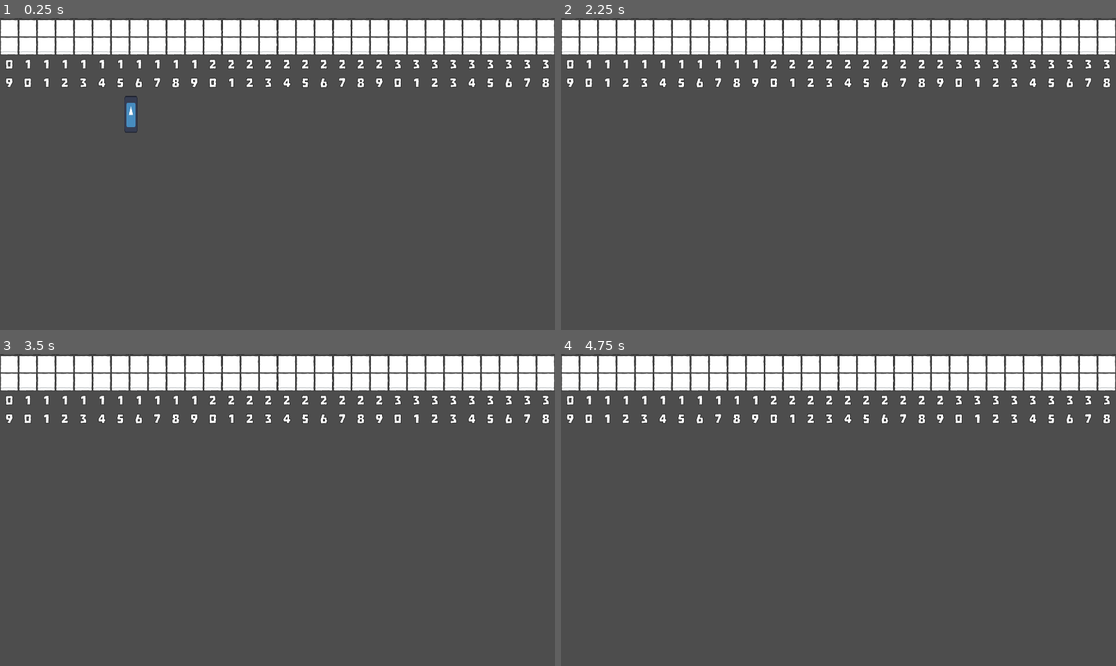
Above: before the commit, frames 1-4 (two rows, left to right).
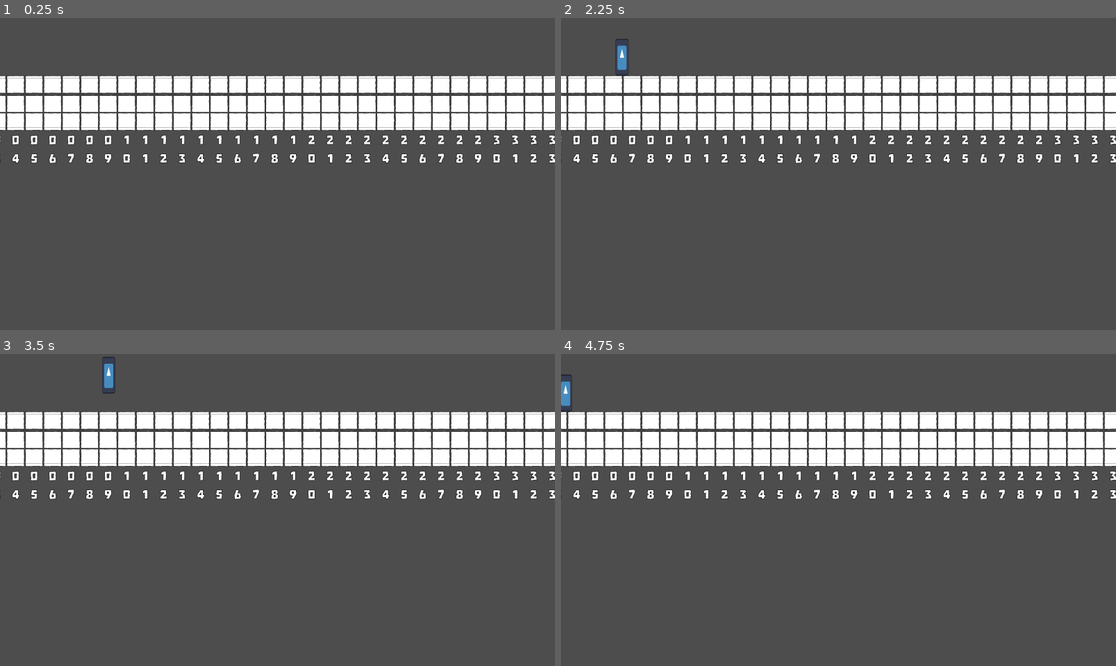
Above: after the commit, the same moments.

Repository: Cordar/mgj2024
Game: Godot game, scene res://scenes/world.tscn
Two runs of this game, one before a commit and one after it. Both use one fixed random seed, a clock stepped at 60 frames per second and the inputs below. The engine's default icon, where the game draws it, is replaced by a stand-in: a white triangle on a blue panel in a dark square.
Inputs (mouse positions are in pixels of both pictures, inside the frame that each line leads up to):
- Up to frame 1 (0.25 s): no input
- Up to frame 2 (2.25 s): tap Enter (ui_accept) at 0.5, 0.77, 1.52 s; move the mouse to (960, 158) at 0.52 s; hold Right (ui_right) 0.53-1.28 s; hold F 0.53-1.28 s; click (960, 158) at 0.67 s; move the mouse to (727, 189) at 1.27 s; hold S 1.28-2.03 s; tap Space at 1.35 s; move the mouse to (894, 105) at 2.02 s; hold Right (ui_right) from 2.03 s (still down); hold F from 2.03 s (still down)
- Up to frame 3 (3.5 s): move the mouse to (249, 572) at 2.77 s; release Right (ui_right) at 2.78 s; release F at 2.78 s; hold W from 2.78 s (still down); tap Space at 2.85 s; click (249, 572) at 2.92 s; tap Enter (ui_accept) at 3.02 s
- Up to frame 4 (4.75 s): move the mouse to (1005, 556) at 3.52 s; release W at 3.53 s; hold F 3.53-4.28 s; hold Left (ui_left) from 3.53 s (still down); tap Enter (ui_accept) at 3.77, 4.52 s; move the mouse to (672, 463) at 4.27 s; tap Space at 4.35 s

The runs differ from the first frame. In frame 1, 28% of the frame differs, in the area x 0-100%, y 0-47%; in frame 2, 28%; in frame 3, 28%; in frame 4, 28%.

Commit message:
Add phantom camera addon

Diff:
--- a/resources/tileset.tres
+++ b/resources/tileset.tres
@@ -53,9 +53,6 @@
 4:1/0 = 0
 4:1/0/physics_layer_0/linear_velocity = Vector2(0, 0)
 4:1/0/physics_layer_0/angular_velocity = 0.0
-5:1/0 = 0
-5:1/0/physics_layer_0/linear_velocity = Vector2(0, 0)
-5:1/0/physics_layer_0/angular_velocity = 0.0
 6:1/0 = 0
 6:1/0/physics_layer_0/linear_velocity = Vector2(0, 0)
 6:1/0/physics_layer_0/angular_velocity = 0.0
@@ -272,9 +269,6 @@
 1:8/0 = 0
 1:8/0/physics_layer_0/linear_velocity = Vector2(0, 0)
 1:8/0/physics_layer_0/angular_velocity = 0.0
-2:8/0 = 0
-2:8/0/physics_layer_0/linear_velocity = Vector2(0, 0)
-2:8/0/physics_layer_0/angular_velocity = 0.0
 3:8/0 = 0
 3:8/0/physics_layer_0/linear_velocity = Vector2(0, 0)
 3:8/0/physics_layer_0/angular_velocity = 0.0
@@ -356,6 +350,14 @@
 9:10/0 = 0
 9:10/0/physics_layer_0/linear_velocity = Vector2(0, 0)
 9:10/0/physics_layer_0/angular_velocity = 0.0
+2:8/0 = 0
+2:8/0/physics_layer_0/linear_velocity = Vector2(0, 0)
+2:8/0/physics_layer_0/angular_velocity = 0.0
+2:8/0/physics_layer_0/polygon_0/points = PackedVector2Array(-32, 16, 32, 16, 32, 32, -32, 32)
+5:1/0 = 0
+5:1/0/physics_layer_0/linear_velocity = Vector2(0, 0)
+5:1/0/physics_layer_0/angular_velocity = 0.0
+5:1/0/physics_layer_0/polygon_0/points = PackedVector2Array(-32, -32, -32, 32, 32, 32, 32, -32)
 
 [resource]
 tile_size = Vector2i(64, 64)
--- a/scenes/world.tscn
+++ b/scenes/world.tscn
@@ -1,11 +1,12 @@
 [gd_scene load_steps=3 format=3 uid="uid://7o4b7wxe8i5t"]
 
 [ext_resource type="PackedScene" uid="uid://bu6jwnijecdhm" path="res://scenes/player.tscn" id="1_vby6k"]
-[ext_resource type="PackedScene" uid="uid://br8e4y8ixeqf2" path="res://scenes/level.tscn" id="2_llr8p"]
+[ext_resource type="PackedScene" uid="uid://w61eik3axh2m" path="res://scenes/level_0.tscn" id="2_llr8p"]
 
 [node name="World" type="Node2D"]
 
 [node name="Player" parent="." instance=ExtResource("1_vby6k")]
-position = Vector2(453, 367)
+position = Vector2(-74, 138)
 
 [node name="Level" parent="." instance=ExtResource("2_llr8p")]
+position = Vector2(342, 262)
--- /dev/null
+++ b/scripts/hidden_trap.gd
@@ -0,0 +1,9 @@
+extends Node
+
+func _ready():
+	#var area2d = $"Area2d"
+	#area2d.connect("area_entered",self,"_hit_building")
+	#area2d.visible = false
+
+func _hit_building(area):
+	#area.visible = true
Binary file added: addons/phantom_camera/assets/PhantomCameraBtnPrimaryDefault.png
Not shown, added: addons/phantom_camera/assets/PhantomCameraBtnPrimaryDefault.png.import
Binary file added: addons/phantom_camera/assets/PhantomCameraBtnPrimaryHover.png
Not shown, added: addons/phantom_camera/assets/PhantomCameraBtnPrimaryHover.png.import
Not shown, added: addons/phantom_camera/examples/credits.txt
Not shown, added: addons/phantom_camera/examples/example_scenes/2D/2DExampleScene.tscn
Not shown, added: addons/phantom_camera/examples/example_scenes/2D/2DFollowFramedExampleScene.tscn
Not shown, added: addons/phantom_camera/examples/example_scenes/2D/2DFollowGroupExampleScene.tscn
Not shown, added: addons/phantom_camera/examples/example_scenes/2D/2DFollowPathExampleScene.tscn
Not shown, added: addons/phantom_camera/examples/example_scenes/2D/2DLimitExampleScene.tscn
Not shown, added: addons/phantom_camera/examples/example_scenes/2D/2DTweeningExampleScene.tscn
Not shown, added: addons/phantom_camera/examples/example_scenes/3D/3DExampleScene.tscn
(and 90 more such lines)
